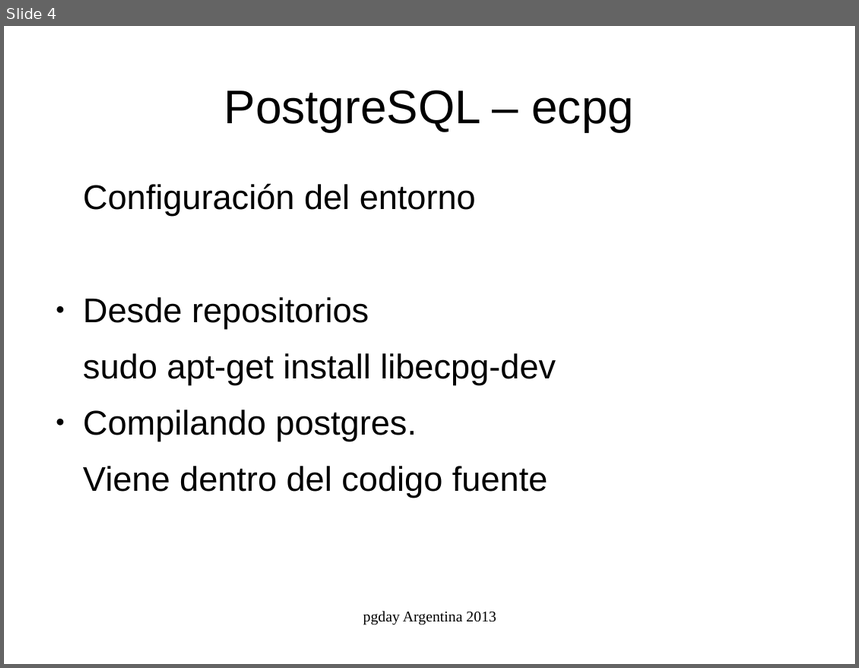
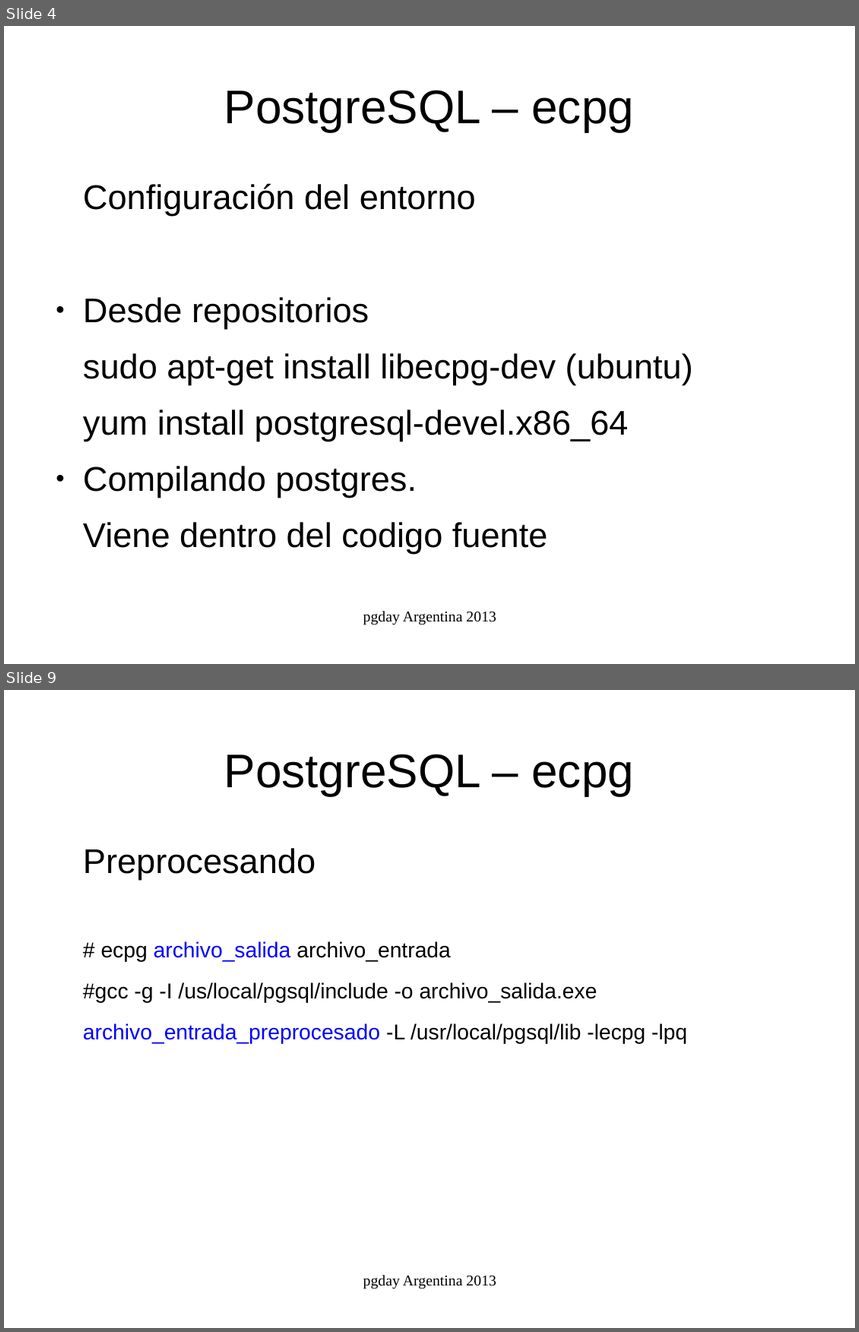
Before and after one commit to marcelorauldiaz/pgday_ecpg, a slide deck: ecpg.odp. Shown one above the other, each under a label of ours: slide 4 before the commit, slides 4 and 9 after it; the slides between them are not shown. The pictures are 859x668 and 859x1332 pixels, drawn with LibreOffice and Linux fonts; fonts in the diff are those of the drawing. Boxes give left, top, right and bottom in pixels: in the first picture for what was removed or moved away, otherwise in the second. Text is boxed around its words. In the diff, an @@ line names an element or a change of style, - is before the commit and + after.

```diff
--- a/ecpg.odp
+++ b/ecpg.odp
@@ slide 9 added at (x1=4, y1=690, x2=855, y2=1328), background #FFFFFF @@
@@ title added at (x1=224, y1=754, x2=634, y2=796), 44 pt, text #000000 @@
+PostgreSQL – ecpg
@@ text added at (x1=83, y1=848, x2=687, y2=1044), 20 pt, text #000000 @@
+Preprocesando
+# ecpg archivo_salida archivo_entrada
+#gcc -g -I /us/local/pgsql/include -o archivo_salida.exe
+archivo_entrada_preprocesado -L /usr/local/pgsql/lib -lecpg -lpq
@@ text added at (x1=363, y1=1275, x2=496, y2=1290), 14 pt, text #000000 @@
+pgday Argentina 2013
@@ slide 4 changed as well @@
@@ text at (x1=83, y1=354, x2=693, y2=442): text changed @@
-sudo apt-get install libecpg-dev
+sudo apt-get install libecpg-dev (ubuntu)
+yum install postgresql-devel.x86_64
```
Also in this commit, not shown: 4 other slides changed, 4 other slides added, 7 other files.
